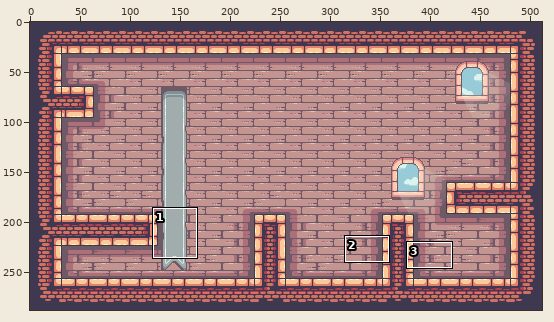
File history of a sprite sheet, img/Level 7.png. The picture above shows the old version from afar; the outline marks the close-up.
Close-up. Earlier state:
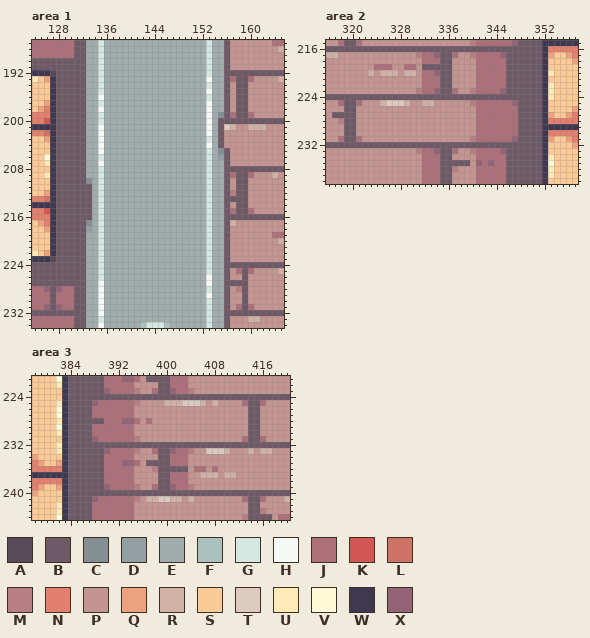
The file is 512x288 pixels. Colours within 5 levels of each other are drawn and written as one. Shown: area 1: x 124..165, y 187..234; area 2: x 316..357, y 215..238; area 3: x 378..420, y 221..244. The commit also changed other parts of the picture, which this record leaves out.
Palette (. is transparent): A #584b57  B #6e5967  C #838f92  D #949fa2  E #a1acad  F #abc1be  G #d5e7e1  H #f6f8f6  J #ad707b  K #d25654  L #cd7363  M #b77f83  N #e27f6d  P #c39490  Q #eda27f  R #d1b1a5  S #fbca97  T #dccabe  U #ffeab7  V #fffad6  W #3f3851  X #926475
Pixels before, area 1, first column x 124:
187 JJJJJJJBBEEGEEEEEEEEEEEEEEEEEGEEBPPPPPPPJJ
188 JJJJJJJBBEEGEEEEEEEEEEEEEEEEEGEEBPPPPPPPPR
189 JJJJJJJBBEEGEEEEEEEEEEEEEEEEEGEEBPPPPPPPPP
190 BBBBBBBBBEEGEEEEEEEEEEEEEEEEEGEEBPPPPPPPPP
191 BBBBBBBBBEEGEEEEEEEEEEEEEEEEEGEEBPPPPPPPPP
192 WWWABBBBBEEGEEEEEEEEEEEEEEEEEGEEBBBBBBBBBB
193 USQWBBBBBEEGEEEEEEEEEEEEEEEEEHEEBJBBJPPPPR
194 SSSWBBBBBEEGEEEEEEEEEEEEEEEEEGEEBPBBPPPPPP
195 SSSWBBBBBEEGEEEEEEEEEEEEEEEEEHEEBPBBPPPPPP
196 SSSWBBBBBEEHEEEEEEEEEEEEEEEEEGEEBPBBPPPPPP
197 SSQWBBBBBEEGEEEEEEEEEEEEEEEEEHEEBPBBPPPPPP
198 SQNWBBBBBEEHEEEEEEEEEEEEEEEEEHEEBPBBPPPPPP
199 NNNWBBBBBEEGEEEEEEEEEEEEEEEEEHECBJBBJPPPPP
200 NNKWBBBBBEEGEEEEEEEEEEEEEEEEEHEBBBBBBBBBBB
201 WWWWBBBBBEEHEEEEEEEEEEEEEEEEEHEBTRPPRRRPPP
202 NNLWBBBBBEEHEEEEEEEEEEEEEEEEEHEBPPPPPPPPPP
203 SSQWBBBBBEEHEEEEEEEEEEEEEEEEEGEBPPPPPPPPPP
204 SSSWBBBBBEEHEEEEEEEEEEEEEEEEEHEBPPPPPPPPPP
205 SSSWBBBBBEEHEEEEEEEEEEEEEEEEEGECBPPPPPPPPP
206 SSVWBBBBBEEGEEEEEEEEEEEEEEEEEGEDBPPPPPPPPP
207 SSUWBBBBBEEHEEEEEEEEEEEEEEEEEGEEBPPPPPPPPP
208 SSSWBBBBBEEGEEEEEEEEEEEEEEEEEGEEBBBBBBBBBB
209 SSUWBBBBBEEGEEEEEEEEEEEEEEEEEGEEBJBBJPPPRP
210 SSSWBBBBBCEGEEEEEEEEEEEEEEEEEGEEBPBBPPPPPP
211 SSSWBBBBBBEGEEEEEEEEEEEEEEEEEGEEBPBBPPPPPP
212 SSQWBBBBBBEGEEEEEEEEEEEEEEEEEGEEBMBBPPPPPP
213 NNLWBBBBBBEGEEEEEEEEEEEEEEEEEGEEBBBBPPPPPP
214 WWWWBBBBBBEGEEEEEEEEEEEEEEEEEGEEBPBBPPPPPP
215 NNKWBBBBBBEGEEEEEEEEEEEEEEEEEGEEBJBBJPPPPP
216 NNNWBBBBBBEGEEEEEEEEEEEEEEEEEGEEBBBBBBBBBB
217 SQNWBBBBBCEGEEEEEEEEEEEEEEEEEGEEBRPPPPPPPP
218 SSQWBBBBBDEGEEEEEEEEEEEEEEEEEGEEBPPPPPPPPP
219 SSSWBBBBBEEGEEEEEEEEEEEEEEEEEGEEBPPPPPPPJJ
220 SSSWBBBBBEEGEEEEEEEEEEEEEEEEEGEEBPPPPPPPPR
221 SSSWBBBBBEEGEEEEEEEEEEEEEEEEEGEEBPPPPPPPPP
222 USQWBBBBBEEGEEEEEEEEEEEEEEEEEGEEBPPPPPPPPP
223 WWWABBBBBEEGEEEEEEEEEEEEEEEEEGEEBPPPPPPPPP
224 BBBBBBBBBEEGEEEEEEEEEEEEEEEEEGEEBBBBBBBBBB
225 BBBBBBBBBEEGEEEEEEEEEEEEEEEEEGEEBPJBJPPPPR
226 BBBBBBBBBEEGEEEEEEEEEEEEEEEEEHEEBPPBPPPPPP
227 BBBBBBBBBEEHEEEEEEEEEEEEEEEEEHEEBBBBPPPPPP
228 JJXBXJJBBEEHEEEEEEEEEEEEEEEEEGEEBPMBPPPPPP
229 JJJBJJJBBEEHEEEEEEEEEEEEEEEEEHEEBPPBPPPPPP
230 JJJBJJJBBEEHEEEEEEEEEEEEEEEEEGEEBPPBPPPPPP
231 JJXBXJJBBEEHEEEEEEEEEEEEEEEEEGEEBPJBJPPPPP
232 BBBBBBBBBEEHEEEEEEEEEEEEEEEEEGEEBBBBBBBBBB
233 JJJJJJJBBEEGEEEEEEEEEEEEEEEEEGEEBPPPRRPPPP
234 JJJJJJJBBEEHEEEEEEFGGGFEEEEEEGEEBPPPPPPPPP
Pixels before, area 2, first column x 316:
215 PPJBBJPPPPPPPPPPPPPPPPPPMJJJJJJXBBBBWWWWWW
216 BBBBBBBBBBBBBBBBBBBBBBBBBBBBBBBBBBBBWNNNNN
217 RRPPPPPPPPPPPPPMJJXBBJPPMJJJJXBBBBBBWQSSQN
218 PPPPPPPPPPPPPPPPJJJBBPPPPJJJJJBBBBBBWSSSSQ
219 PPPPPPPPJJJPPJJPBBBBBPPPPJJJJJBBBBBBWSSSSS
220 PPPPPPPRPRRRPRRPJJXBBPPPPJJJJJBBBBBBWUSSSS
221 PPPPPPPPPPPPPPPPJJJBBPPPPJJJJJBBBBBBWSSSSS
222 PPPPPPPPPPPPPPPPJJJBBPPPPJJJJJBBBBBBWUSSSS
223 PPPPPPPPPPPPPPPMJJXBBJPPMJJJJXBBBBBBWUSSSS
224 BBBBBBBBBBBBBBBBBBBBBBBBBBBBBBBBBBBBWUSSSS
225 PPJBBJPPPRTTTRPPRRPPPPPPMJJJJJJXBBBBWSSSSS
226 PPPBBPPPPPPPPPPPPPPPPPPPPJJJJJJJBBBBWSSSSQ
227 PBBBBPPPPPPPPPPPPPPPPPPPPJJJJJJJBBBBWQSSQN
228 PPMBBPPPPPPPPPPPPPPPPPPPPJJJJJJJBBBBWNNNNN
229 PPPBBPPPPPPPPPPPPPPPPPPPPJJJJJJJBBBBWWWWWW
230 PPPBBPPPPPPPPPPPPPPPPPPPPJJJJJJJBBBBWNNNNN
231 PPJBBJPPPPPPPPPPPPPPPPPPMJJJJJJXBBBBWQSSQN
232 BBBBBBBBBBBBBBBBBBBBBBBBBBBBBBBBBBBBWSSSSQ
233 PPPPPPPPPPPPPPPMJJXBBJPPMJJJJXBBBBBBWSSSSS
234 PPPPPPPPPPPPPPPPJJJBBPPPPJJJJJBBBBBBWUSSSS
235 PPPPPPPPPPPPPPPPJJJBBBBBPXJXJJBBBBBBWVSSSS
236 PPPPPPPPPPPPPPPPJJJBBMPPPJJJJJBBBBBBWUSSSS
237 PPPPPPPPPPPPPPPPJJJBBPPPPJJJJJBBBBBBWUSSSS
238 PPPPPPPPPPPPPPPPJJJBBPPPPJJJJJBBBBBBWSSSSS
Pixels before, area 3, first column x 378:
221 SSSSVWBBBBBBJJJXXJPBBBBJJJPPPPPPPPPPPPPPPPP
222 SSSSUWBBBBBBJJJJJPPPPBBJJJPPPPPPPPPPPPPPPPP
223 SSSSSWBBBBBBXJJJJMPPJBBXJJMPPPPPPPPPPPPPPPP
224 SSSSSWBBBBBBBBBBBBBBBBBBBBBBBBBBBBBBBBBBBBB
225 SSSSUWBBBBXJJJJJJMPPPPRRRTTTRPRPPPPJBBJPPPP
226 SSSSVWBBBBJJJJJJJPPPPPPPPPPPPPPPPPPPBBPPPPP
227 SSSSVWBBBBJJJJJJJPPPPPPPPPPPPPPPPPPPBBPPPPP
228 SSSSUWBBBBBBJJJXXJPJPPPPPPPPPPPPPPPPBBPPPPP
229 SSSSVWBBBBJJJJJJJPPPPPPPPPPPPPPPPPPPBBPPPPP
230 SSSSUWBBBBJJJJJJJPPPPPPPPPPPPPPPPPPPBBPPPPP
231 SSSSSWBBBBXJJJJJJMPPPPPPPPPPPPPPPPPJBBJPPPP
232 SSSSUWBBBBBBBBBBBBBBBBBBBBBBBBBBBBBBBBBBBBB
233 SSSSUWBBBBBBXJJJJMPPJBBXJJMPPTTTRPPPRPRRPPP
234 QSSSSWBBBBBBJJJJJPPPPBBJJJPPPPPPPPPPPPPPPPP
235 NQSSQWBBBBBBJJJXXJPBBBBJJJPPPPPPPPPPPPPPPPP
236 NNNNNWBBBBBBJJJJJPPPMBBBBBPJJPJPPPPPPPPPPPP
237 WWWWWWBBBBBBJJJJJPPPPBBJJJPPRRRPRRPPPPPPPPP
238 NNNNNWBBBBBBJJJJJPPPPBBJJJPPPPPPPPPPPPPPPPP
239 NQSSQWBBBBBBXJJJJMPPJBBXJJMPPPPPPPPPPPPPPPP
240 QSSSSWBBBBBBBBBBBBBBBBBBBBBBBBBBBBBBBBBBBBB
241 SSSSSWBBBBXJJJJJJMPRRTTRRPRPPPPPPPPJBBJPPPR
242 SSSSUWBBBBJJJJJJJPPPPPPPPPPPPPPPPPPPBBPPPPP
243 SSSSUWBBBBJJJJJJJPPPPPPPPPPPPPPPPPPPBBMPPPP
244 SSSSVWBBBBJJJJJJJPPPPPPPPPPPPPPPPPPMBBBBPJJ
The same view after the edit:
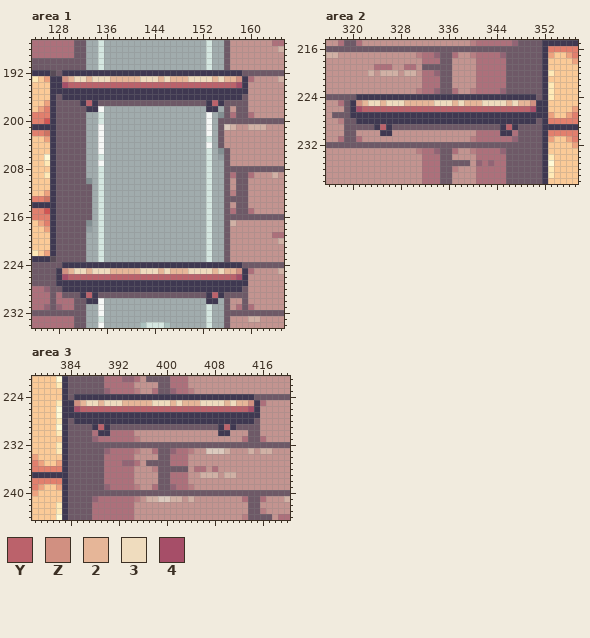
Colours new in this view: Y #bb626b  Z #d19081  2 #e6b698  3 #efdcbe  4 #a64e68
Diff:
{"where": "area 1"}
{"y":192,"x":129,"old":"BBBBEEGEEEEEEEEEEEEEEEEEGEEBBB","new":"WWWWWWWWWWWWWWWWWWWWWWWWWWWWWW"}
{"y":193,"x":128,"old":"BBBBBEEGEEEEEEEEEEEEEEEEEHEEBJBB","new":"WZ2332333222223332322233332322ZW"}
{"y":194,"x":128,"old":"BBBBBEEGEEEEEEEEEEEEEEEEEGEEBPBB","new":"W4YYYYYYYYYYYYYYYYYYYYYYYYYYYY4W"}
{"y":195,"x":128,"old":"BBBBBEEGEEEEEEEEEEEEEEEEEHEEBPBB","new":"WWWWWWWWWWWWWWWWWWWWWWWWWWWWWWWW"}
{"y":196,"x":129,"old":"BBBBEEHEEEEEEEEEEEEEEEEEGEEBPB","new":"WWWWWWWWWWWWWWWWWWWWWWWWWWWWWW"}
{"y":197,"x":132,"old":"BEEGEEEEEEEEEEEEEEEEEHEE","new":"WYWBBBBBBBBBBBBBBBBBBWYW"}
{"y":197,"x":157,"old":"P","new":"B"}
{"y":198,"x":133,"old":"EE","new":"WW"}
{"y":198,"x":153,"old":"HE","new":"WW"}
{"y":224,"x":129,"old":"BBBBEEGEEEEEEEEEEEEEEEEEGEEBBB","new":"WWWWWWWWWWWWWWWWWWWWWWWWWWWWWW"}
{"y":225,"x":128,"old":"BBBBBEEGEEEEEEEEEEEEEEEEEGEEBPJB","new":"WZ2332333222223332322233332322ZW"}
{"y":226,"x":128,"old":"BBBBBEEGEEEEEEEEEEEEEEEEEHEEBPPB","new":"W4YYYYYYYYYYYYYYYYYYYYYYYYYYYY4W"}
{"y":227,"x":128,"old":"BBBBBEEHEEEEEEEEEEEEEEEEEHEEBBBB","new":"WWWWWWWWWWWWWWWWWWWWWWWWWWWWWWWW"}
{"y":228,"x":128,"old":"XJJBBEEHEEEEEEEEEEEEEEEEEGEEBPM","new":"BWWWWWWWWWWWWWWWWWWWWWWWWWWWWWW"}
{"y":229,"x":129,"old":"JJ","new":"BB"}
{"y":229,"x":132,"old":"BEEHEEEEEEEEEEEEEEEEEHEE","new":"WYWBBBBBBBBBBBBBBBBBBWYW"}
{"y":229,"x":157,"old":"PP","new":"BB"}
{"y":230,"x":133,"old":"EE","new":"WW"}
{"y":230,"x":153,"old":"GE","new":"WW"}
{"where": "area 2"}
{"y":224,"x":321,"old":"BBBBBBBBBBBBBBBBBBBBBBBBBBBBBB","new":"WWWWWWWWWWWWWWWWWWWWWWWWWWWWWW"}
{"y":225,"x":320,"old":"BJPPPRTTTRPPRRPPPPPPMJJJJJJXBBBB","new":"WZ2332333222223332322233332322ZW"}
{"y":226,"x":320,"old":"BPPPPPPPPPPPPPPPPPPPPJJJJJJJBBBB","new":"W4YYYYYYYYYYYYYYYYYYYYYYYYYYYY4W"}
{"y":227,"x":320,"old":"BPPPPPPPPPPPPPPPPPPPPJJJJJJJBBBB","new":"WWWWWWWWWWWWWWWWWWWWWWWWWWWWWWWW"}
{"y":228,"x":321,"old":"PPPPPPPPPPPPPPPPPPPPJJJJJJJBBB","new":"WWWWWWWWWWWWWWWWWWWWWWWWWWWWWW"}
{"y":229,"x":321,"old":"PPPPPPPPPPPPPPPPPPPPJJJJJJJ","new":"BBBWYWBBBBBBBBBBBBBBBBBBWYW"}
{"y":230,"x":325,"old":"PP","new":"WW"}
{"y":230,"x":345,"old":"JJ","new":"WW"}
{"where": "area 3"}
{"y":224,"x":385,"old":"BBBBBBBBBBBBBBBBBBBBBBBBBBBBBB","new":"WWWWWWWWWWWWWWWWWWWWWWWWWWWWWW"}
{"y":225,"x":384,"old":"BBBBXJJJJJJMPPPPRRRTTTRPRPPPPJBB","new":"WZ2332333222223332322233332322ZW"}
{"y":226,"x":384,"old":"BBBBJJJJJJJPPPPPPPPPPPPPPPPPPPBB","new":"W4YYYYYYYYYYYYYYYYYYYYYYYYYYYY4W"}
{"y":227,"x":384,"old":"BBBBJJJJJJJPPPPPPPPPPPPPPPPPPPBB","new":"WWWWWWWWWWWWWWWWWWWWWWWWWWWWWWWW"}
{"y":228,"x":385,"old":"BBBBBJJJXXJPJPPPPPPPPPPPPPPPPB","new":"WWWWWWWWWWWWWWWWWWWWWWWWWWWWWW"}
{"y":229,"x":388,"old":"JJJJJJJPPPPPPPPPPPPPPPPPPP","new":"WYWBBBBBBBBBBBBBBBBBBWYWBB"}
{"y":230,"x":389,"old":"JJ","new":"WW"}
{"y":230,"x":409,"old":"PP","new":"WW"}
